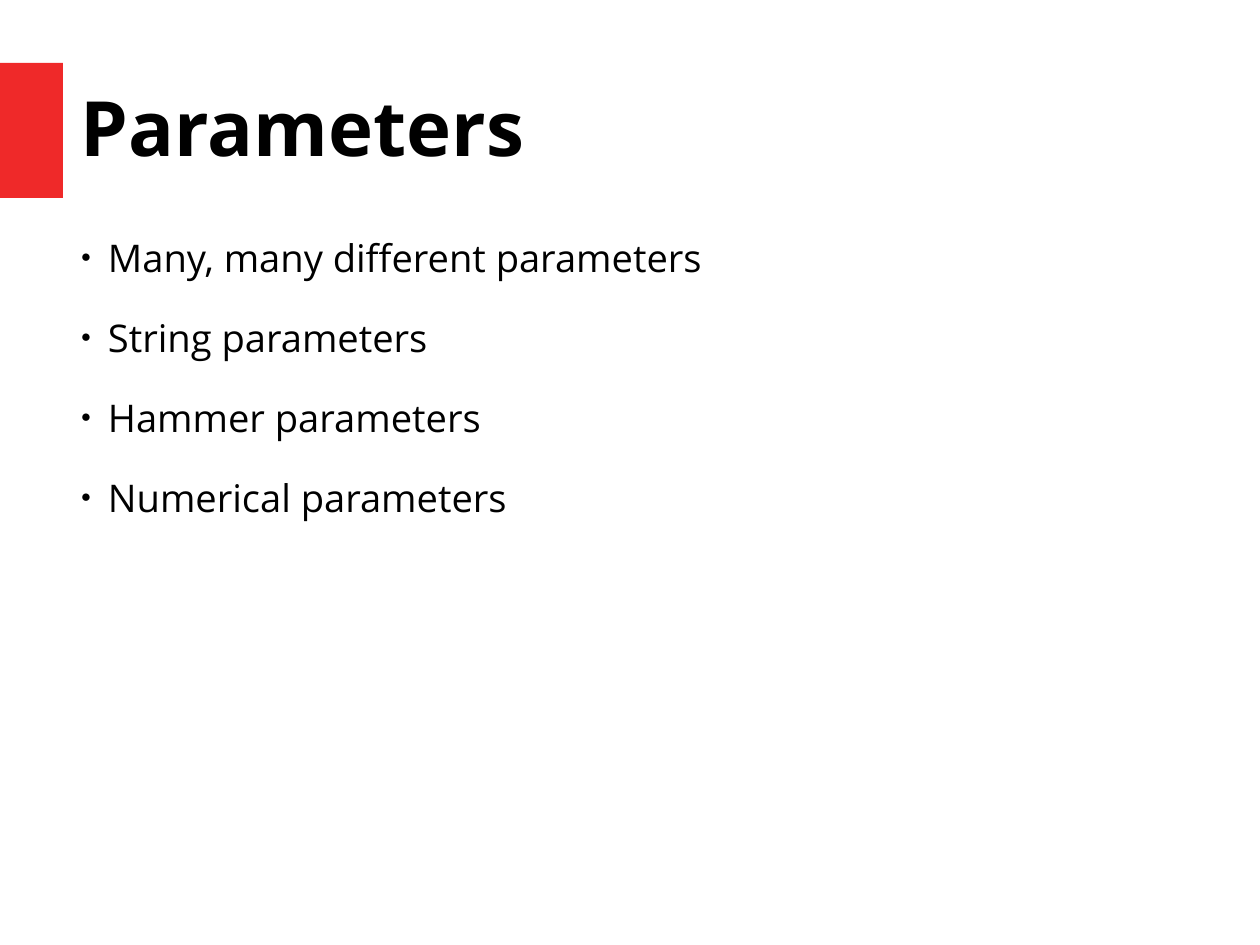
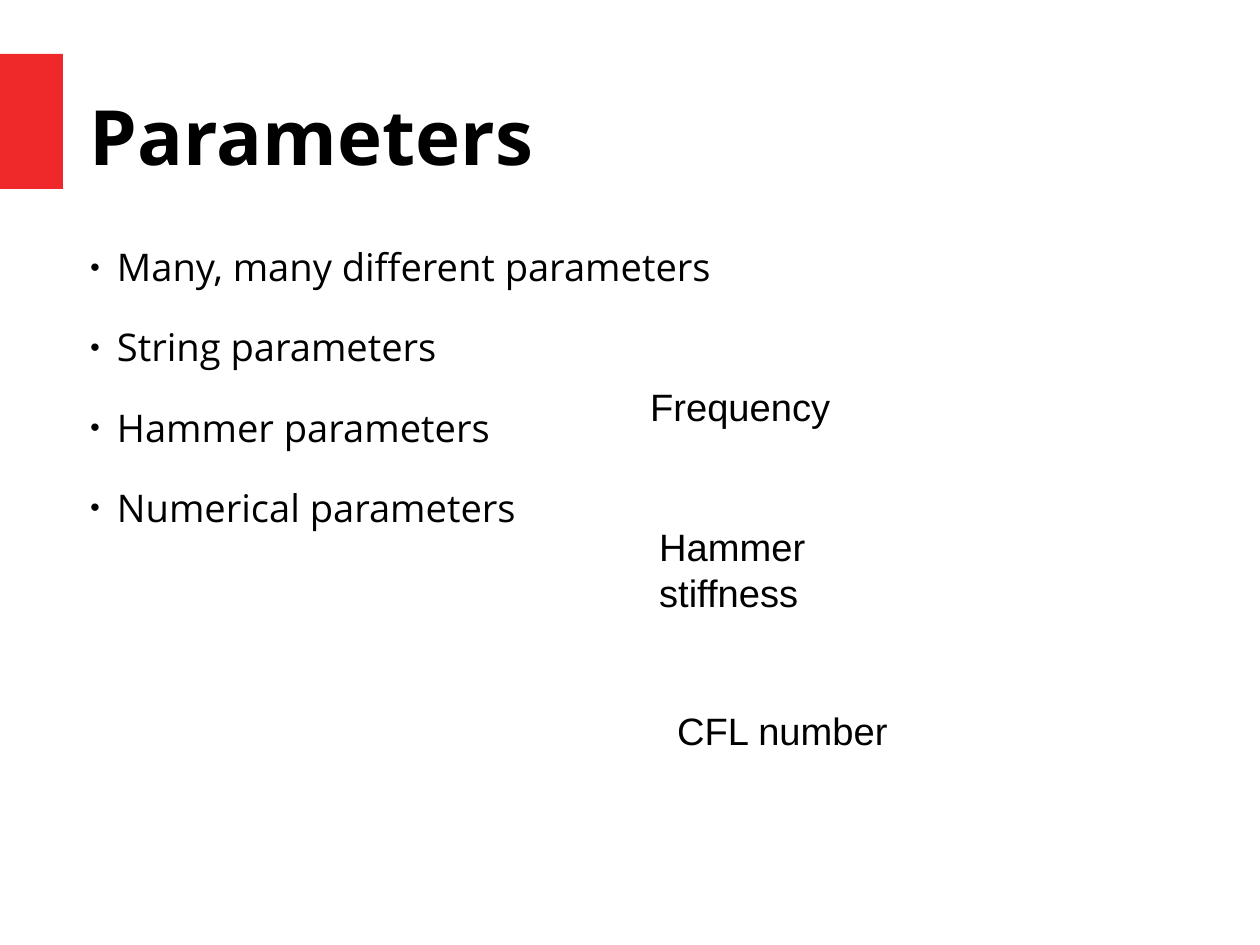
Before and after one commit to kianvde/PianoSimulation, a slide deck: slide 7 of presentation/Presentation ICCP.pptx. Drawn at 1260x945 pixels with LibreOffice and Linux fonts; fonts in the diff are those of the drawing. Boxes give left, top, right and bottom in pixels: in the first picture for what was removed or moved away, otherwise in the second. Text is boxed around its words. In the diff, an @@ line names an element or a change of style, - is before the commit and + after.

```diff
--- a/presentation/Presentation ICCP.pptx
+++ b/presentation/Presentation ICCP.pptx
@@ rectangle: place and size @@
-rectangle at <box>0,63,63,198</box>
+rectangle at <box>0,54,63,189</box>
@@ text "Parameters": place and size @@
-text "Parameters" at <box>81,101,524,157</box>
+text "Parameters" at <box>90,110,533,166</box>
@@ text "Many, many different parameters": place and size @@
-text "Many, many different parameters" at <box>108,243,702,521</box>
+text "Many, many different parameters" at <box>117,252,711,531</box>
@@ text added at <box>650,394,830,429</box>, 24 pt, text #000000 @@
+Frequency
@@ text added at <box>659,534,805,608</box>, 24 pt, text #000000 @@
+Hammer stiffness
@@ text added at <box>677,717,887,746</box>, 24 pt, text #000000 @@
+CFL number
```
Also in this commit, not shown: 9 other slides changed, 3 slides added, 2 slides removed.
